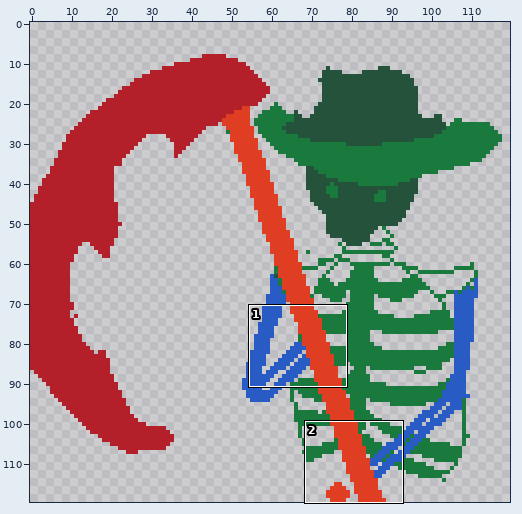
Edited in one commit: pixel-art file (Claustro/Art/Actor/death.aseprite). Above: a wide view before the commit, with the close-up outlined.
Close-up. First the earlier version:
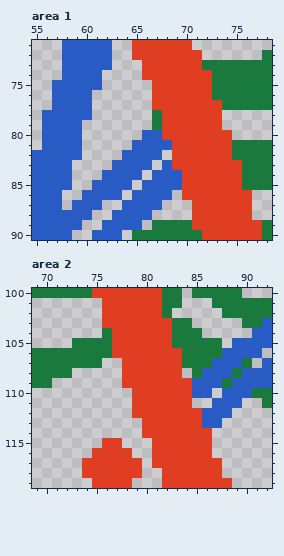
120x120 pixels, 1 frame. Shown: area 1: x 55..78, y 71..90; area 2: x 69..92, y 100..119. The commit also changed other parts of the picture, which this record leaves out.
After:
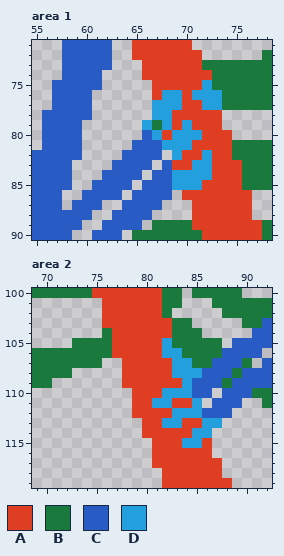
Palette (. is transparent): A #df3e23  B #1a7a3e  C #285cc4  D #249fde
Edits made:
layer "body" added
layer "weapon" added
layer "hand" added
layer "Layer 1" removed
layer "Layer 3" removed
Area 1, layer "hand":
y 75: x 72 A -> D
y 76: x 68..69 AA -> DD; x 71..73 AAB -> DDD
y 77: x 67..69 AAA -> DDD; x 72..73 AA -> DD
y 78: x 67..68 BA -> DD
y 79: x 66 . -> D; x 68 A -> D; x 70 A -> D
y 80: x 67 C -> D; x 69..71 AAA -> DDD
y 81: x 68..70 CAA -> DDD
y 82: x 69 A -> D; x 72 A -> D
y 83: x 71..72 AA -> DD
y 84: x 69..72 CAAA -> DDDD
y 85: x 69..71 CAA -> DDD
Area 2:
y 105: x 82 A -> D
y 106: x 82..83 AA -> DD
y 107: x 83..84 AB -> DD
y 108: x 83..85 A.B -> DDD
y 109: x 84 A -> D
y 110: x 82..84 AAA -> DDD
y 111: x 81..82 AA -> DD; x 85 . -> D
y 112: x 83..85 AAA -> DDD
y 113: x 82..83 AA -> DD; x 86..87 CC -> DD
y 114: x 85..86 AA -> DD
y 115: x 76..77 AA -> ..; x 84..85 AA -> DD
y 116: x 75..78 AAAA -> ....
y 117..118: x 74..79 AAAAAA -> ......
y 119: x 75..78 AAAA -> ....
